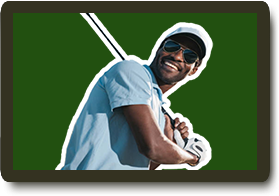
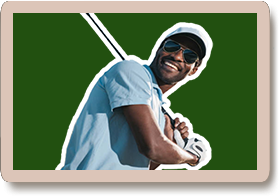
Comparing the layer stacks of the two 279 x 196 images. Changes:
painted on "Group 1" (1st of 2) over [0, 1, 277, 192]
